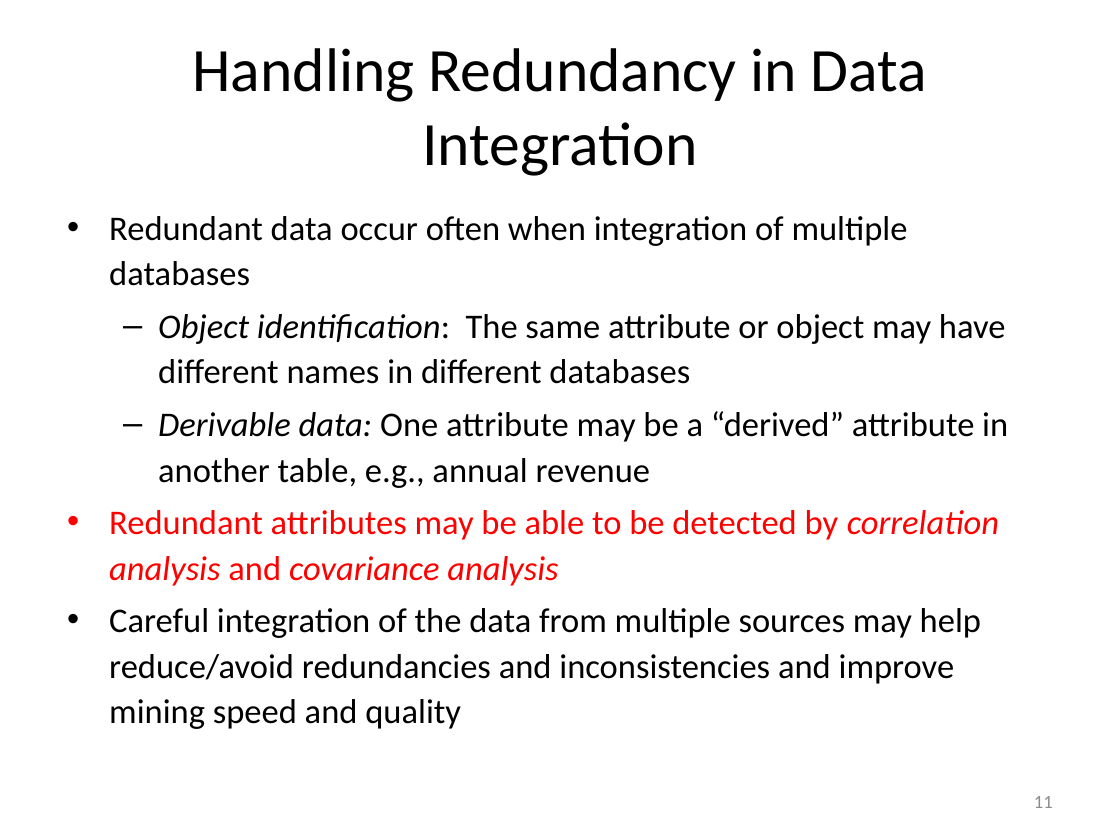
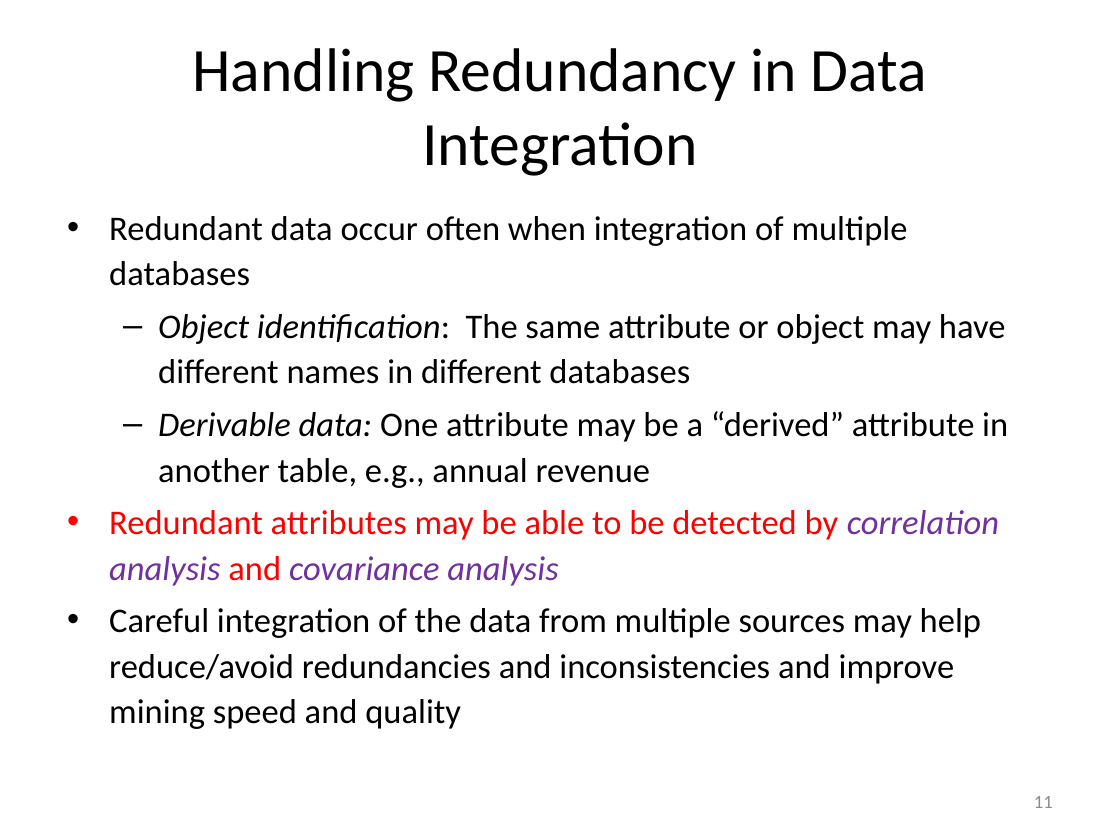
Before and after one commit to mjiang89/mjiang89.github.io, a slide deck: slide 11 of teaching/CS412Summer17-Chapter3.pptx. Drawn at 1120x840 pixels with LibreOffice and Linux fonts; fonts in the diff are those of the drawing. Boxes give left, top, right and bottom in pixels: in the first picture for what was removed or moved away, otherwise in the second. Text is boxed around its words. In the diff, an @@ line names an element or a change of style, - is before the commit and + after.

```diff
--- a/teaching/CS412Summer17-Chapter3.pptx
+++ b/teaching/CS412Summer17-Chapter3.pptx
@@ text at box(109, 510, 999, 586): text colour #FF0000 to #7030A0 in "correlation analysis covariance analysis" @@
```
Also in this commit, not shown: 2 other slides changed, 2 slides added, 3 other files.
